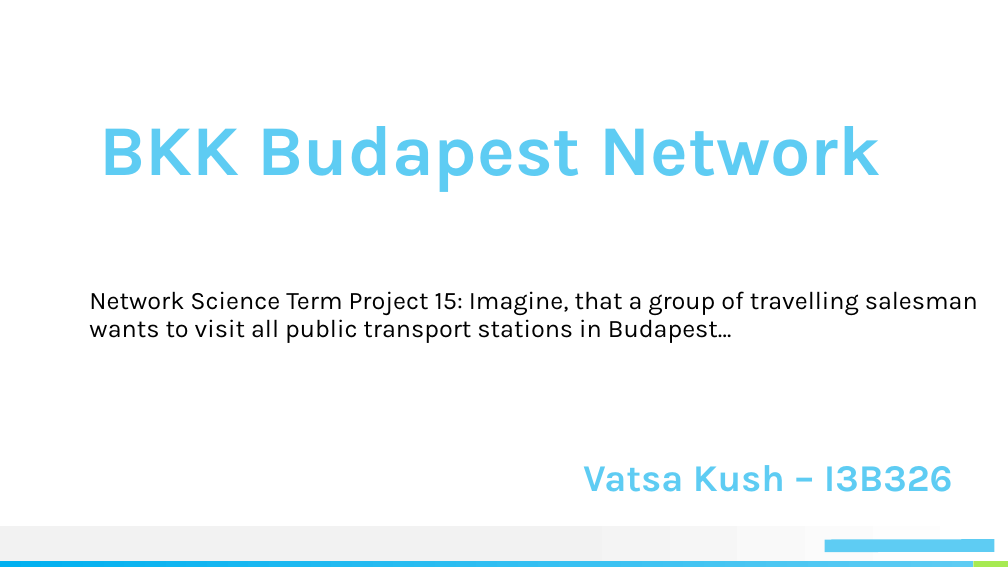
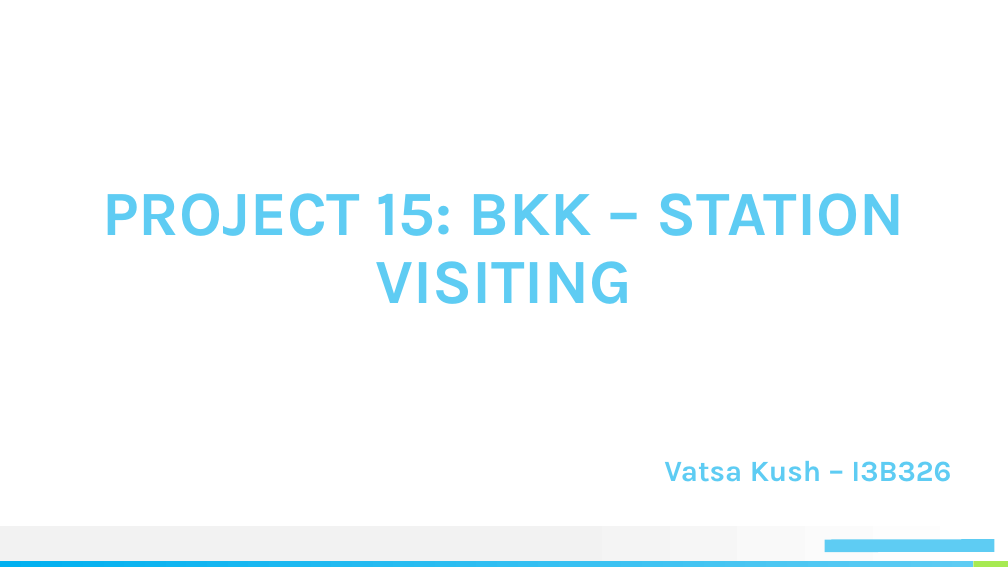
Before and after one commit to kushvatsa/ns_bkk_15, a slide deck: slide 1 of 15_I3B326_Vatsa_Kush.pptx. Drawn at 1008x567 pixels with LibreOffice and Linux fonts; fonts in the diff are those of the drawing. Boxes give left, top, right and bottom in pixels: in the first picture for what was removed or moved away, otherwise in the second. Text is boxed around its words. In the diff, an @@ line names an element or a change of style, - is before the commit and + after.

```diff
--- a/15_I3B326_Vatsa_Kush.pptx
+++ b/15_I3B326_Vatsa_Kush.pptx
@@ text at (102, 193, 905, 304): text changed; size 68 to 60 pt @@
-BKK Budapest Network
+PROJECT 15: BKK – STATION VISITING
@@ text removed at (89, 291, 978, 343) @@
-Network Science Term Project 15: Imagine, that a group of travelling salesman wants to visit all public transport stations in Budapest…
@@ text "Vatsa Kush – I3B326": place and size @@
-text "Vatsa Kush – I3B326" at (583, 465, 953, 492)
+text "Vatsa Kush – I3B326" at (664, 461, 951, 482)
@@ text "Vatsa Kush – I3B326" at (664, 461, 951, 482): size 36 to 28 pt @@
```
Also in this commit, not shown: 4 other slides changed, 9 slides added, 8 slides removed, 3 other files.
